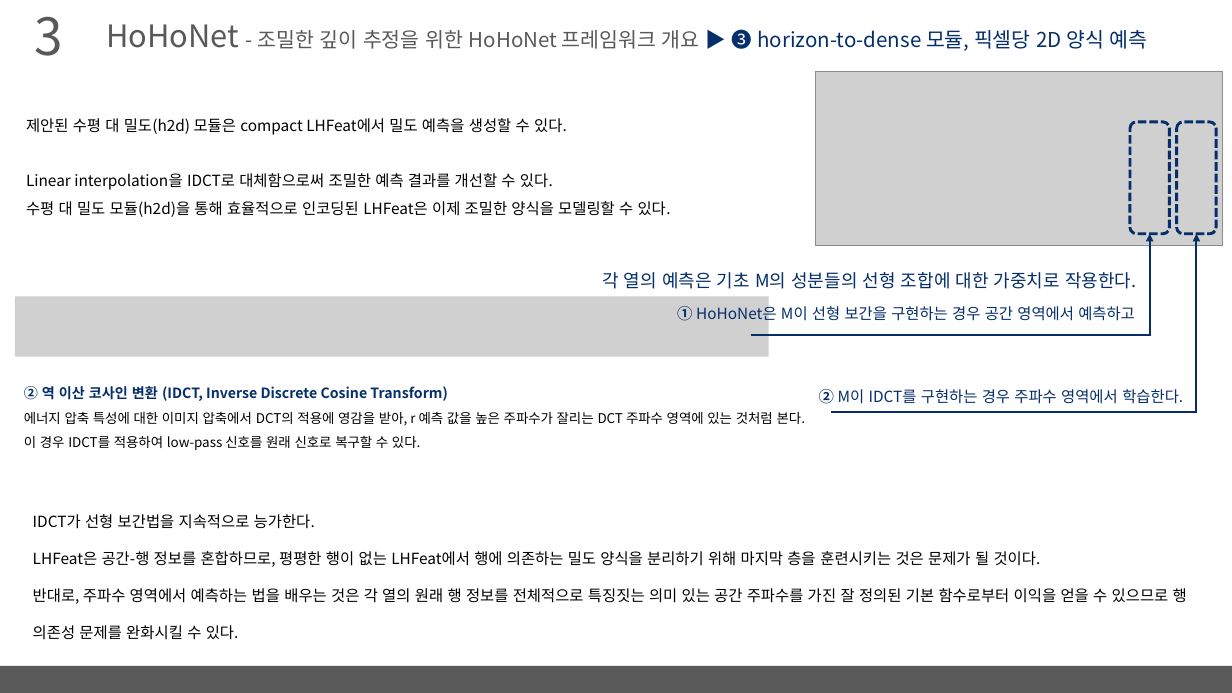
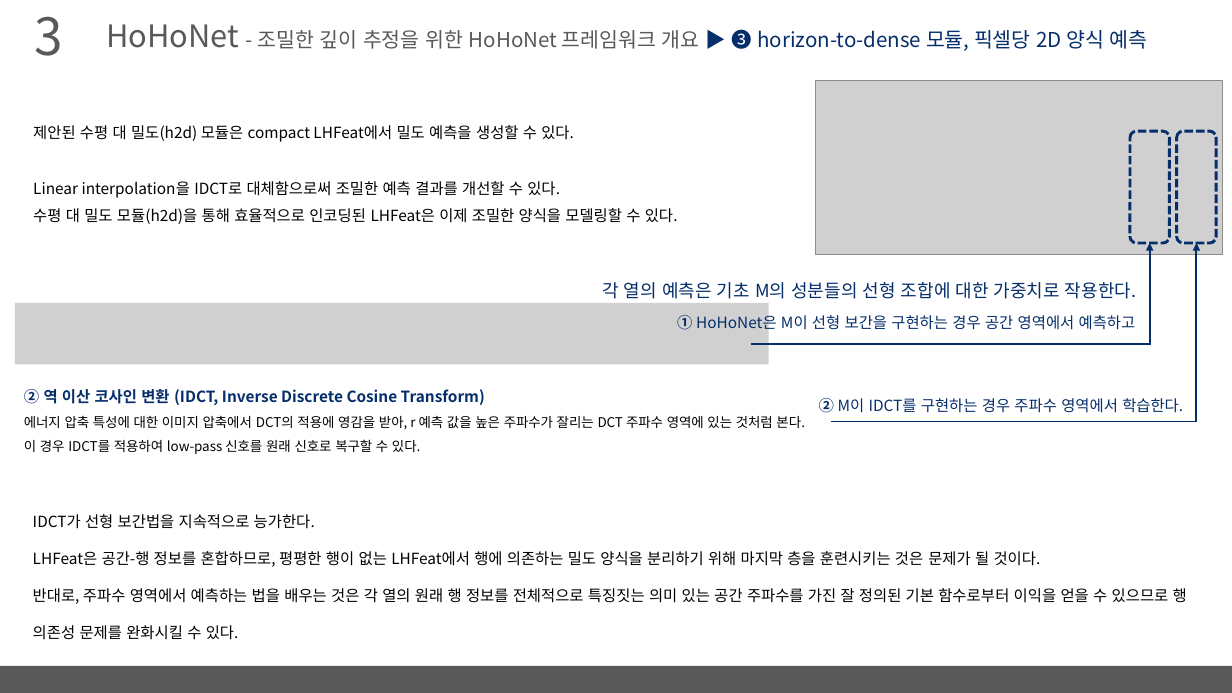
Before and after one commit to arittung/3D_Room_Layout_estimation, a slide deck: slide 15 of LayoutNet-HorizonNet-HoHoNet 정리.pptx. Drawn at 1232x693 pixels with LibreOffice and Linux fonts; fonts in the diff are those of the drawing; grey boxes stand for pictures. Boxes give left, top, right and bottom in pixels: in the first picture for what was removed or moved away, otherwise in the second. Text is boxed around its words. In the diff, an @@ line names an element or a change of style, - is before the commit and + after.

```diff
--- a/LayoutNet-HorizonNet-HoHoNet 정리.pptx
+++ b/LayoutNet-HorizonNet-HoHoNet 정리.pptx
@@ text "제안된 수평 대 밀도(h2d) 모듈은 ..." moved from (x1=26, y1=118, x2=671, y2=217) to (x1=33, y1=125, x2=678, y2=224) @@
@@ 3 texts, 2 rounded rectangles, 2 elbow arrows, 1 picture moved together from (x1=602, y1=71, x2=1222, y2=412) to (x1=602, y1=80, x2=1222, y2=421) @@
@@ picture moved from (x1=15, y1=297, x2=769, y2=357) to (x1=15, y1=303, x2=769, y2=365) @@
@@ text at (x1=24, y1=389, x2=805, y2=430): size 11 to 12 pt in "② 역 이산 코사인 변환 (IDCT, Inverse ..." @@
```
Also in this commit, not shown: 7 other slides changed, 2 other files.
